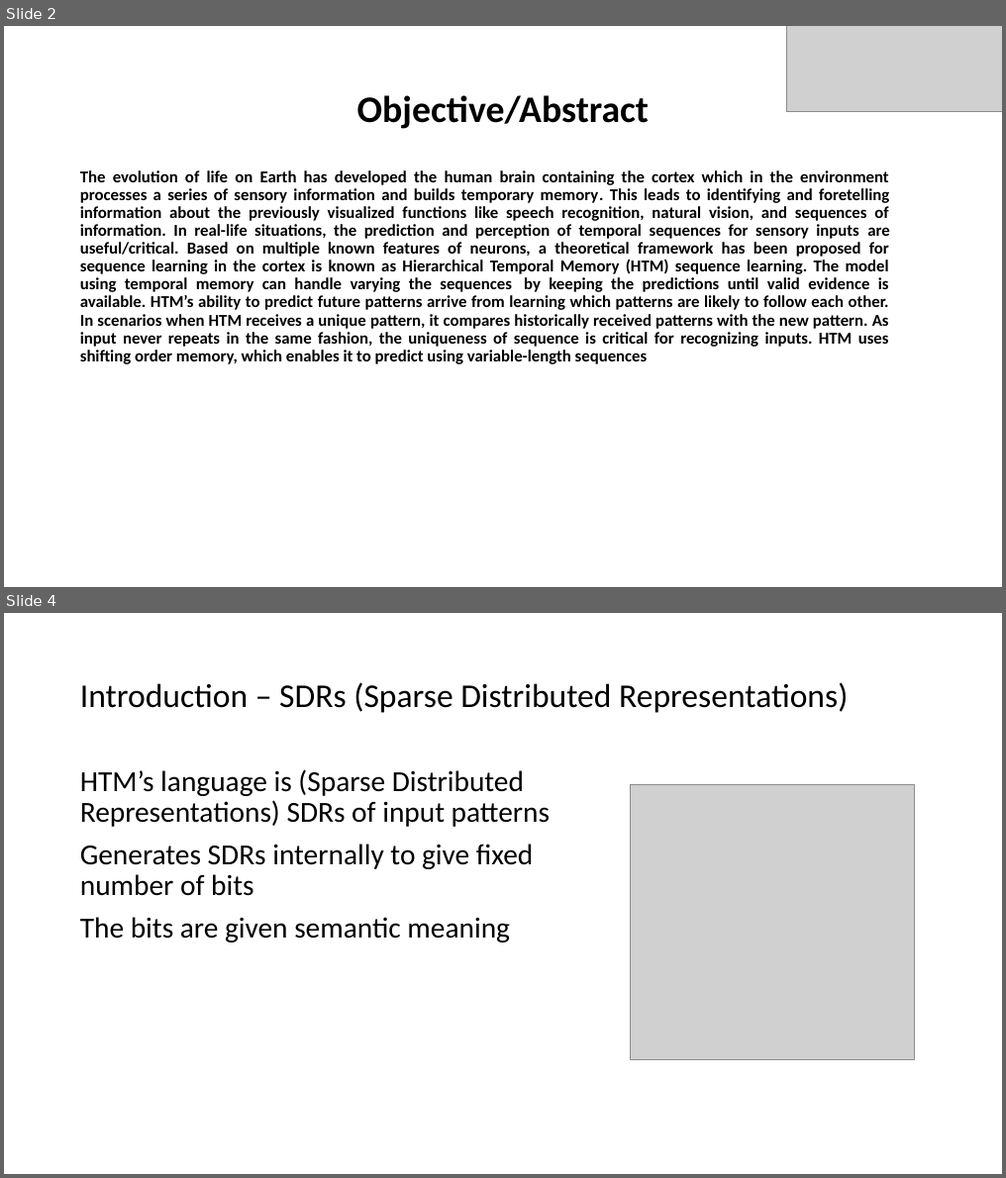
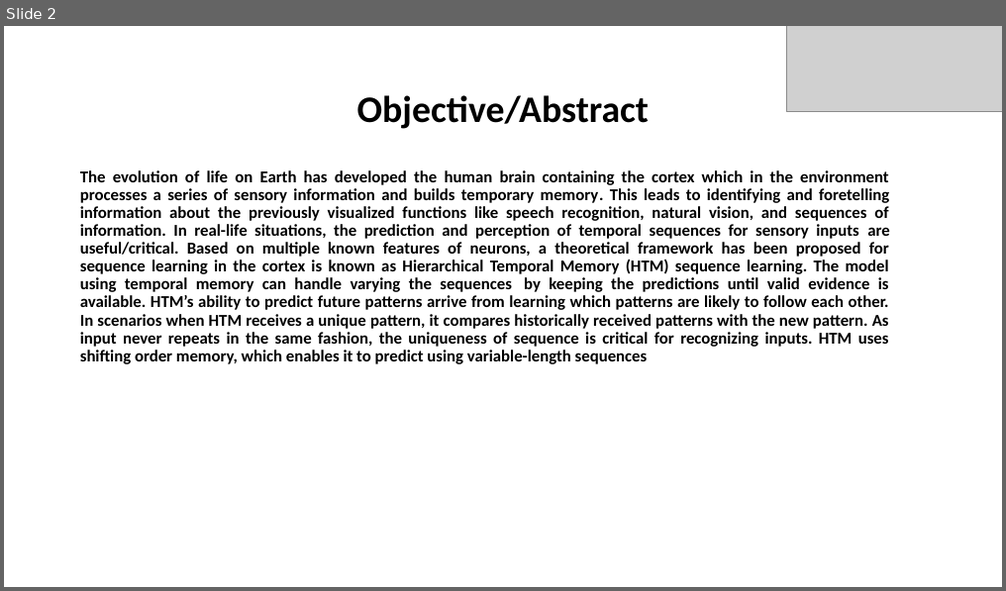
Before and after one commit to harishpalani12/neocortexapi, a slide deck: source/MySEProject/Documentation/Multi Sequence Learning.pptx. Shown one above the other, each under a label of ours: slides 2 and 4 before the commit, slide 2 after it; the slides between them are not shown. The pictures are 1006x1178 and 1006x591 pixels, drawn with LibreOffice and Linux fonts; fonts in the diff are those of the drawing; grey boxes stand for pictures. Boxes give left, top, right and bottom in pixels: in the first picture for what was removed or moved away, otherwise in the second. Text is boxed around its words. In the diff, an @@ line names an element or a change of style, - is before the commit and + after.

```diff
--- a/source/MySEProject/Documentation/Multi Sequence Learning.pptx
+++ b/source/MySEProject/Documentation/Multi Sequence Learning.pptx
@@ slide 4 removed at <box>4,613,1002,1174</box>, background #FFFFFF @@
@@ title removed at <box>80,682,847,713</box> @@
-Introduction – SDRs (Sparse Distributed Representations)
@@ text removed at <box>80,769,549,943</box> @@
-HTM’s language is (Sparse Distributed Representations) SDRs of input patterns
-Generates SDRs internally to give fixed number of bits
-The bits are given semantic meaning
@@ picture removed at <box>631,784,915,1059</box> @@
```
Also in this commit, not shown: 2 slides changed, 7 slides added, 3 other slides removed, 1 other file.
